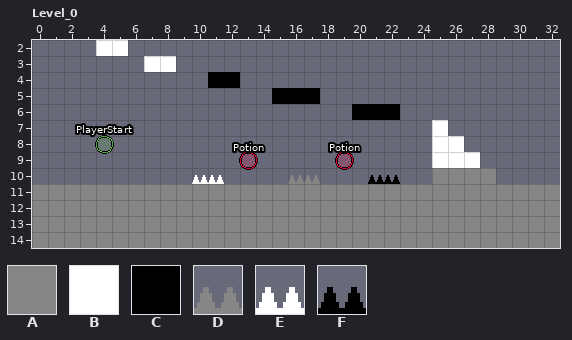
Two versions of a level (LDtk project, public/assets/ldtk/test.ldtk). The first picture shows the starting point.
Cells are 16x16 px. Shown: Level_0 x 0..32, y 2..14.
Key: from "Tileset": A 0, B 1, C 2, D 3, E 4, F 5.
_ is an empty cell.
Layer "Tiles" before, first column x 0:
 2 ____BB___________________________
 3 _______BB________________________
 4 ___________CC____________________
 5 _______________CCC_______________
 6 ____________________CCC__________
 7 _________________________B_______
 8 _________________________BB______
 9 _________________________BBB_____
10 __________EE____DD___FF__AAAA____
11 AAAAAAAAAAAAAAAAAAAAAAAAAAAAAAAAA
12 AAAAAAAAAAAAAAAAAAAAAAAAAAAAAAAAA
13 AAAAAAAAAAAAAAAAAAAAAAAAAAAAAAAAA
14 AAAAAAAAAAAAAAAAAAAAAAAAAAAAAAAAA
The same view after the edit:
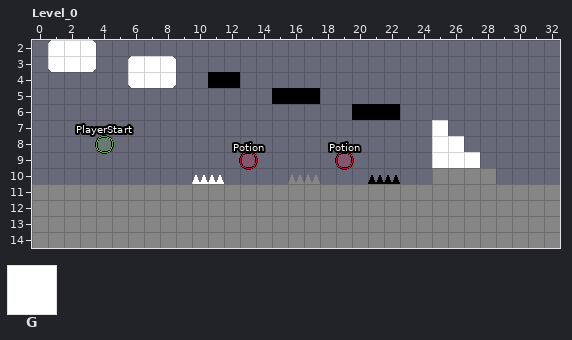
Further tiles: from "IntGrid": G 2 "white_wall".
Tiles of an added or newly shown layer are drawn over the layers below it.
Author's note on the commit: add IntGridLayerRenderer
Edits made:
Layer "Tiles":
Tile B is removed in row 2 at x 4 to 5; in row 3 at x 8.
Layer "IntGrid" (added):
The author put tile G in row 2 at x 1 to 3; in row 3 at x 1 to 3, 6 and 8; in row 4 at x 6 to 8.
